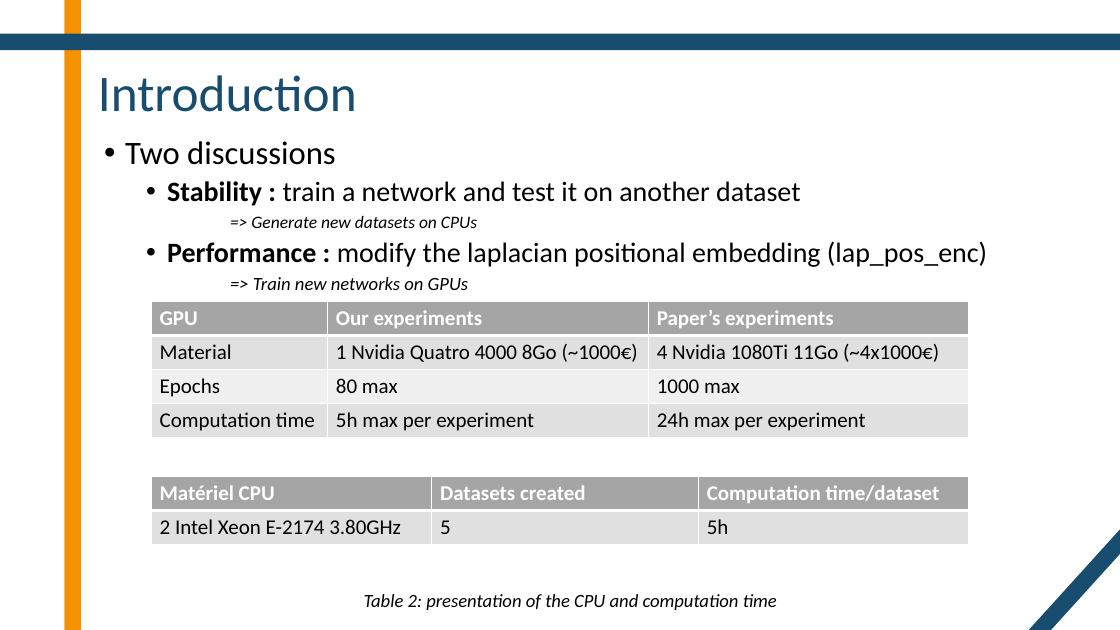
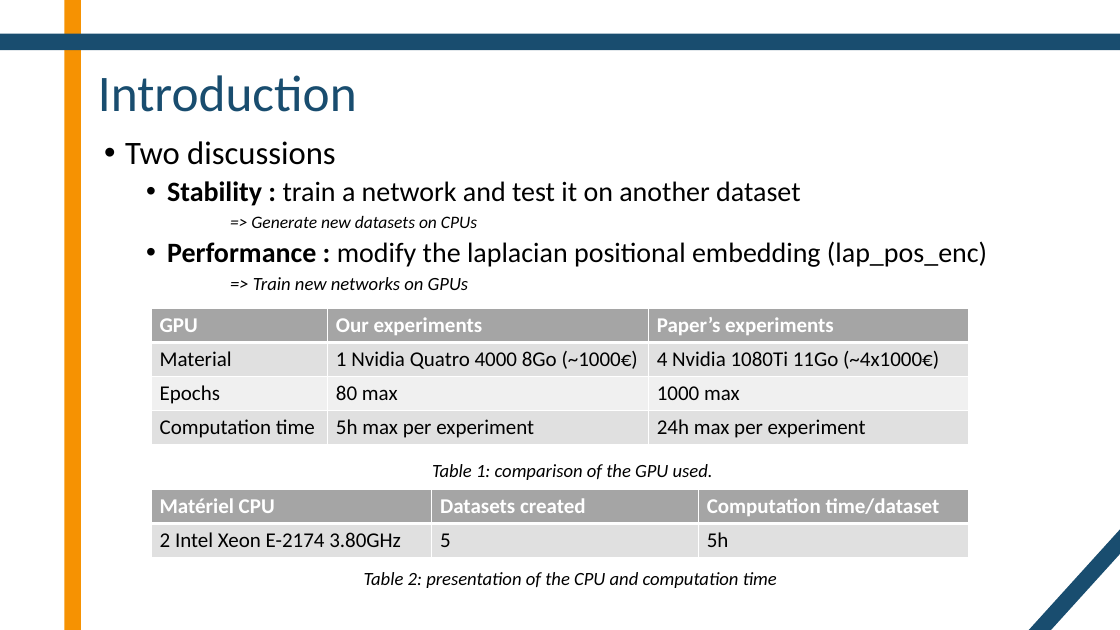
Before and after one commit to DentanJeremie/MAP583-Graph-Transformers, a slide deck: slide 3 of presentation/Presentation.pptx. Drawn at 1120x630 pixels with LibreOffice and Linux fonts; fonts in the diff are those of the drawing. Boxes give left, top, right and bottom in pixels: in the first picture for what was removed or moved away, otherwise in the second. Text is boxed around its words. In the diff, an @@ line names an element or a change of style, - is before the commit and + after.

Commit message:
presentation correction

```diff
--- a/presentation/Presentation.pptx
+++ b/presentation/Presentation.pptx
@@ text "Two discussions" rewrapped from <box>125,141,987,610</box> to <box>125,141,987,588</box> @@
@@ table: place and size @@
-table at <box>151,302,969,438</box>
+table at <box>151,308,969,444</box>
@@ table: place and size @@
-table at <box>151,476,969,544</box>
+table at <box>151,490,969,558</box>
```
Also in this commit, not shown: 1 other file.
